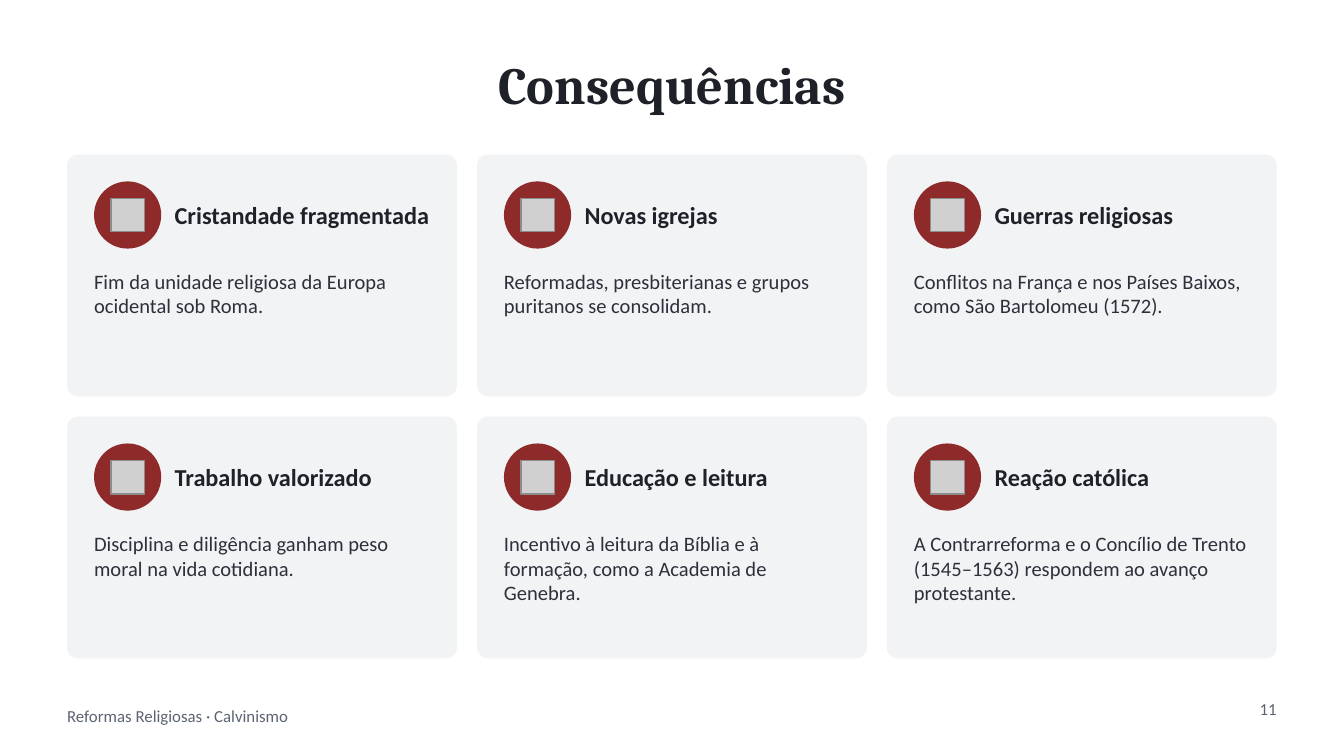
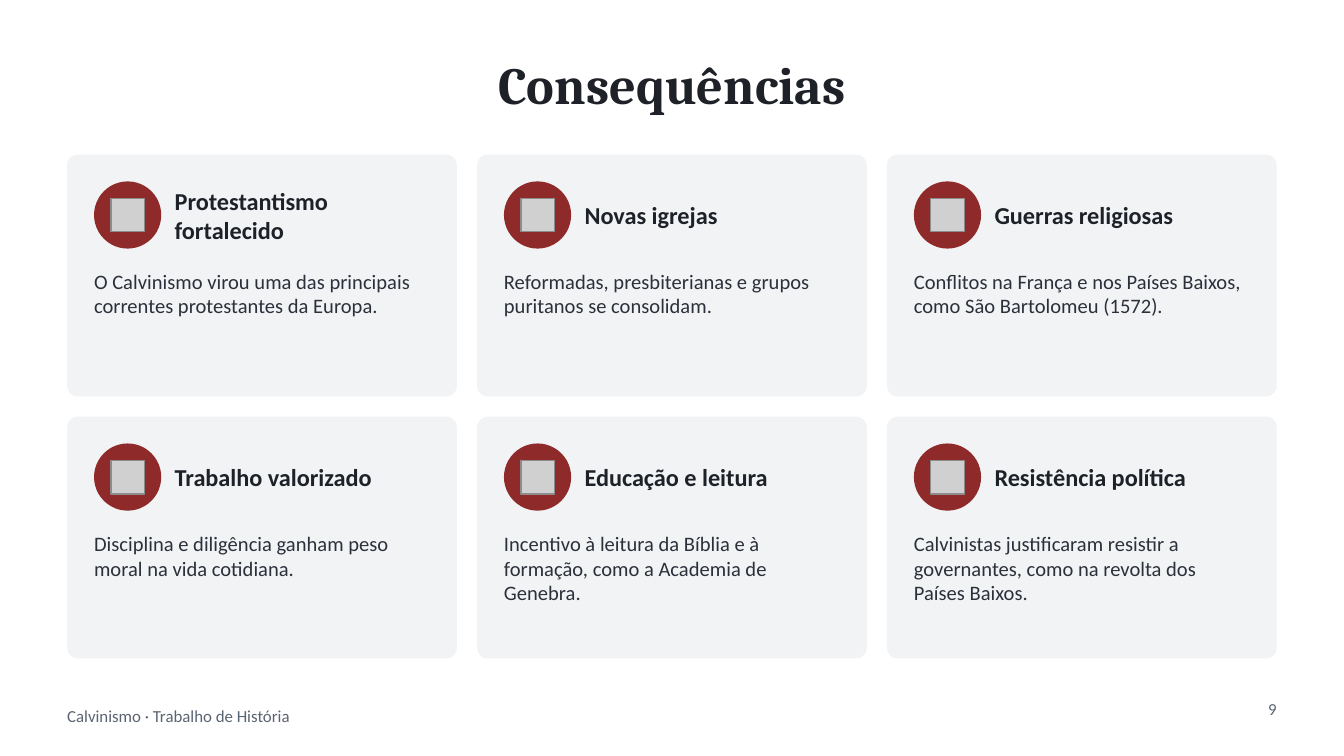
Before and after one commit to ArkhamKnight15/claude, a slide deck: slide 9 of trabalho-calvinismo/Calvinismo.pptx (slide 11 before the commit). Drawn at 1344x756 pixels with LibreOffice and Linux fonts; fonts in the diff are those of the drawing; grey boxes stand for pictures. Boxes give left, top, right and bottom in pixels: in the first picture for what was removed or moved away, otherwise in the second. Text is boxed around its words. In the diff, an @@ line names an element or a change of style, - is before the commit and + after.

```diff
--- a/trabalho-calvinismo/Calvinismo.pptx
+++ b/trabalho-calvinismo/Calvinismo.pptx
@@ text at bbox=[175, 193, 328, 239]: text changed @@
-Cristandade fragmentada
+Protestantismo fortalecido
@@ text at bbox=[94, 274, 410, 317]: text changed @@
-Fim da unidade religiosa da Europa ocidental sob Roma.
+O Calvinismo virou uma das principais correntes protestantes da Europa.
@@ text at bbox=[995, 469, 1186, 490]: text changed @@
-Reação católica
+Resistência política
@@ text at bbox=[914, 536, 1196, 600]: text changed @@
-A Contrarreforma e o Concílio de Trento (1545–1563) respondem ao avanço protestante.
+Calvinistas justificaram resistir a governantes, como na revolta dos Países Baixos.
@@ text at bbox=[67, 710, 290, 722]: text changed @@
-Reformas Religiosas · Calvinismo
+Calvinismo · Trabalho de História
@@ page number at bbox=[1268, 704, 1277, 715]: text changed @@
-11
+9
```
Also in this commit, not shown: 8 other slides changed, 1 slide added, 4 slides removed, 1 other file.
